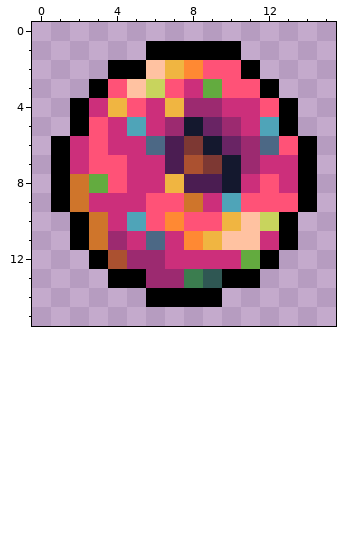
Pixel-art sprite -- Assets/Images/Resources/dona.png. The first picture shows the starting point.
The file is 16x16 pixels.
New version:
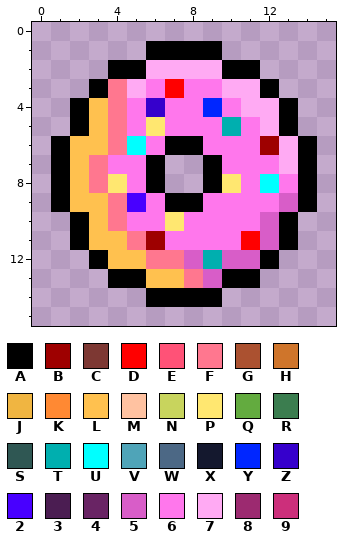
Palette (. is transparent): A #000000  B #9e0000  C #7d3833  D #ff0000  E #ff5277  F #ff778f  G #ab5130  H #cf752b  J #f0b541  K #ff8933  L #ffc14f  M #ffc2a1  N #c8d45d  P #ffe770  Q #63ab3f  R #3b7d4f  S #2f5753  T #00afaf  U #00ffff  V #4fa4b8  W #4c6885  X #14182e  Y #0026ff  Z #3600cc  2 #4800ff  3 #4b1d52  4 #692464  5 #d85dc8  6 #ff77ec  7 #ffaaf3  8 #9c2a70  9 #cc2f7b
Difference:
Changed rows in their new state; - is an unchanged pixel.
first column x 2:
 1 --------.---
 2 ----7777A---
 3 --F76D6677--
 4 -LF6Z66Y677-
 5 -LF6P666T67-
 6 LLFU6AA666B7
 7 LF66A..A6667
 8 LFP6A..AP6U6
 9 LLF26AA66665
10 -LF66P66665-
11 -LLFB6666D5-
12 --LLFF5T55--
13 ----LLF5----
